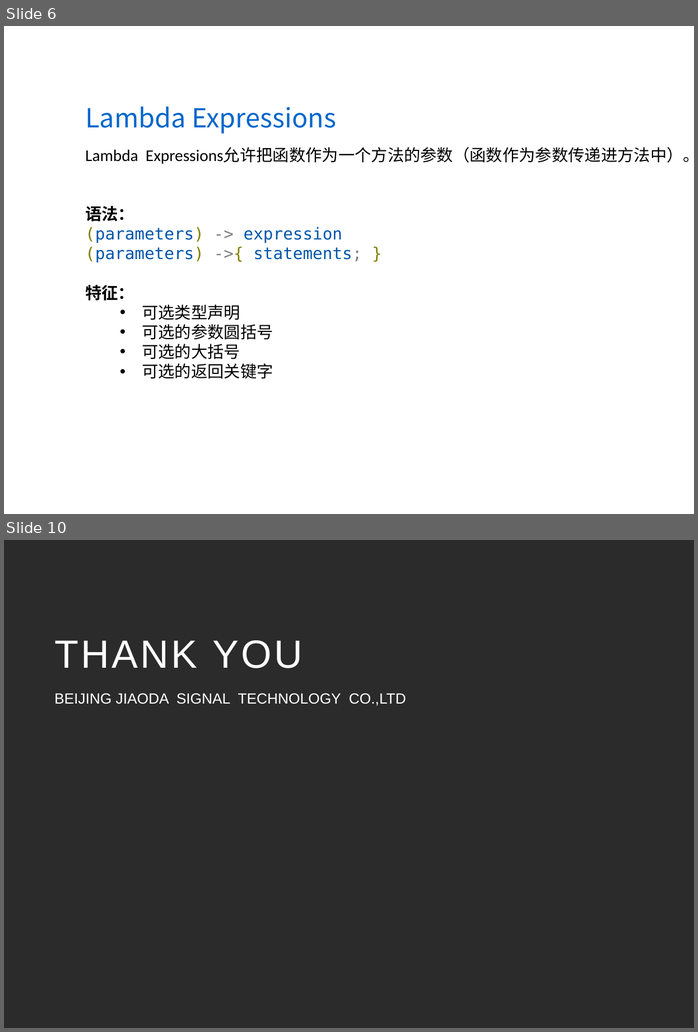
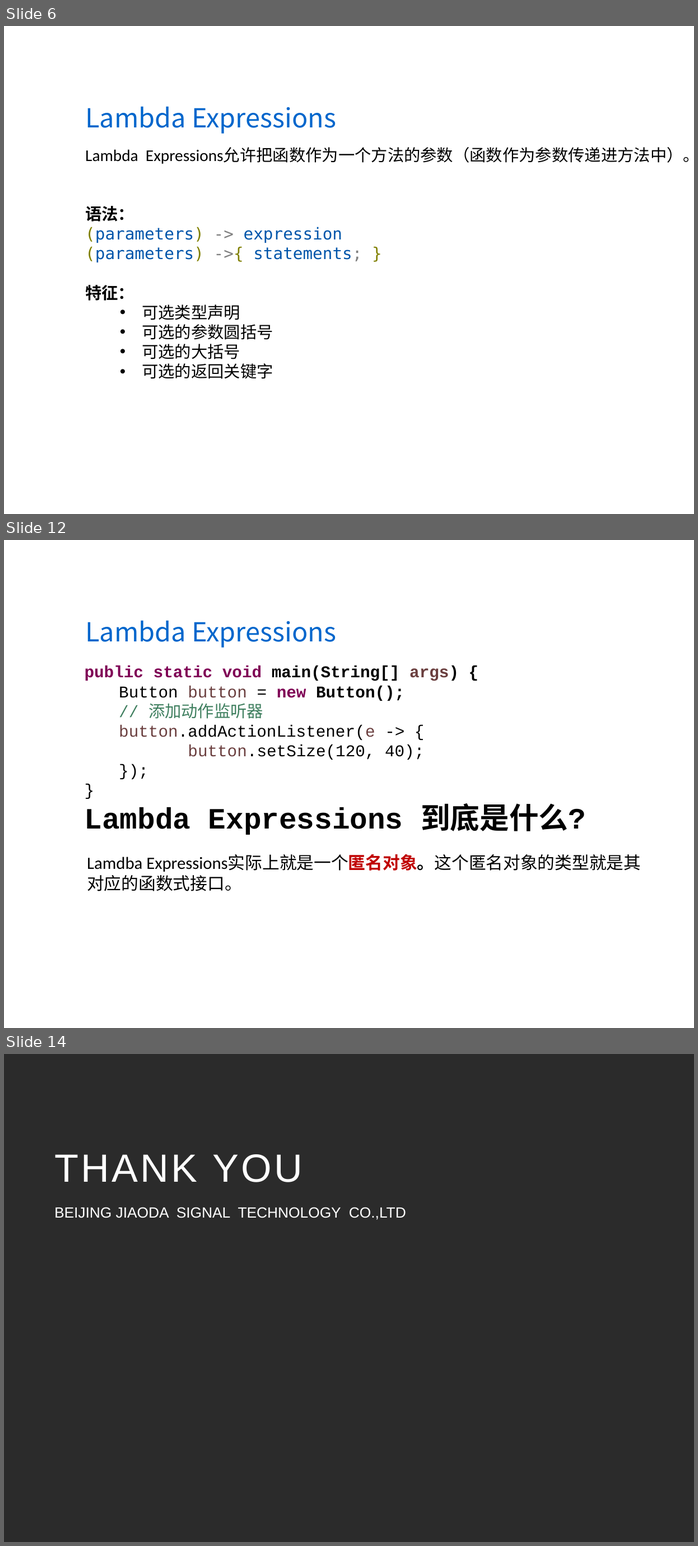
Before and after one commit to wanglei949758173/study, a slide deck: share/Java8(LambdaExpressions&StreamAPI).pptx. Shown one above the other, each under a label of ours: slides 6 and 10 before the commit, slides 6, 12 and 14 after it; the slides between them are not shown. The pictures are 698x1032 and 698x1546 pixels, drawn with LibreOffice and Linux fonts; fonts in the diff are those of the drawing; background and template pictures are left out; a plain dark background stands for a picture behind light text. Boxes give left, top, right and bottom in pixels: in the first picture for what was removed or moved away, otherwise in the second. Text is boxed around its words. In the diff, an @@ line names an element or a change of style, - is before the commit and + after.

Commit message:
lamdba

```diff
--- a/share/Java8(LambdaExpressions&StreamAPI).pptx
+++ b/share/Java8(LambdaExpressions&StreamAPI).pptx
@@ slide 12 added at [4,540,694,1028], background picture (left out) @@
@@ text added at [85,620,336,648], 32 pt, text #0066CC @@
+Lambda Expressions
@@ text added at [85,666,586,835], 20 pt, text #000000 @@
+public static void main(String[] args) {
+  Button button = new Button();
+  // 添加动作监听器
+  button.addActionListener(e -> {
+  button.setSize(120, 40);
+  });
+}
+Lambda Expressions 到底是什么?
@@ text added at [87,854,641,891], 21 pt, text #000000 @@
+Lamdba Expressions实际上就是一个匿名对象。这个匿名对象的类型就是其对应的函数式接口。
@@ what was slide 10 is now slide 14 @@
```
Also in this commit, not shown: 3 slides changed, 4 other slides added, 1 slide removed, 2 other files.
